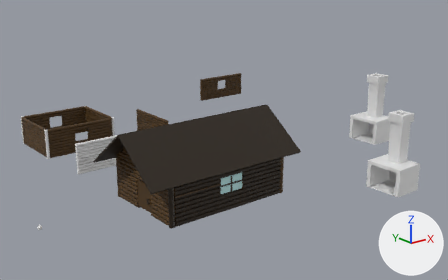
What one commit did to the Blender file Cabin and Fireplace.blend.
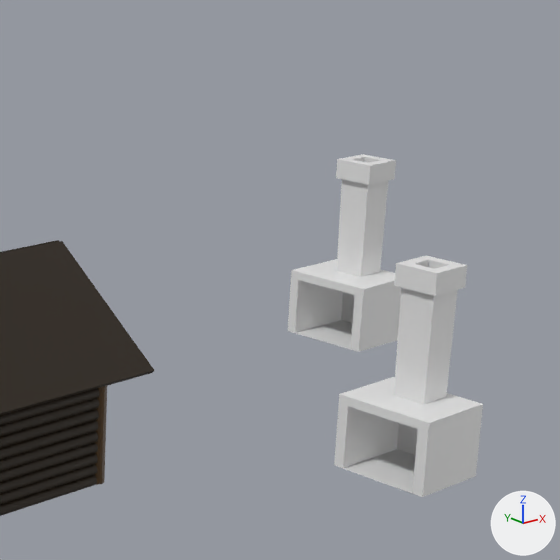
The first picture shows the older version from a 50 mm camera at (-172.0, -269.0, 130.0) aimed at (59.0, 20.0, 15.0). The close-ups show both versions on the part from 55% to 100% of the width and 6% to 79% of the height of that picture; other places that the commit changed are outside them. Lighting does not change. The marker at lower right points along +X, +Y and +Z.
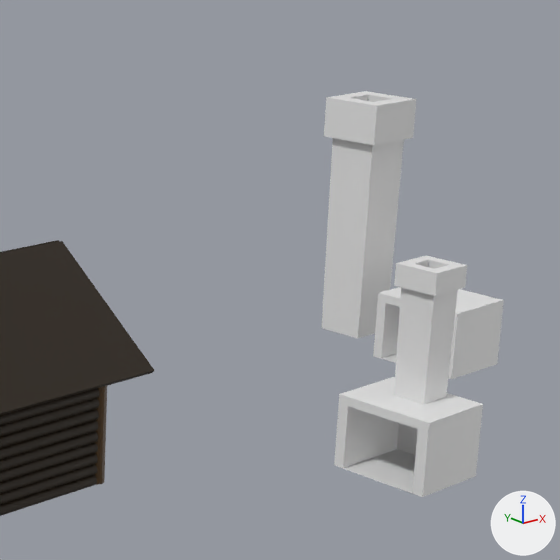
What differs and where, as boxes (x1, y1, x2, y2) in the close-ups (560 x 560 px):
'Cube.003', rescaled (56% wider, 100% taller)
    before: (336, 154, 396, 277)
    after: (322, 91, 416, 338)
'Cube.002', moved
    before: (288, 259, 401, 352)
    after: (373, 287, 504, 379)

What the commit changed:
Object 'Cube.002' (ob_cube_002) moves from (144.1, -26.6, 18.0) to (144.1, -51.7, 18.0).
Object 'Cube.003' (ob_cube_003) is rescaled from (2.34, 2.34, 9.54) to (3.54, 3.54, 19.2).
